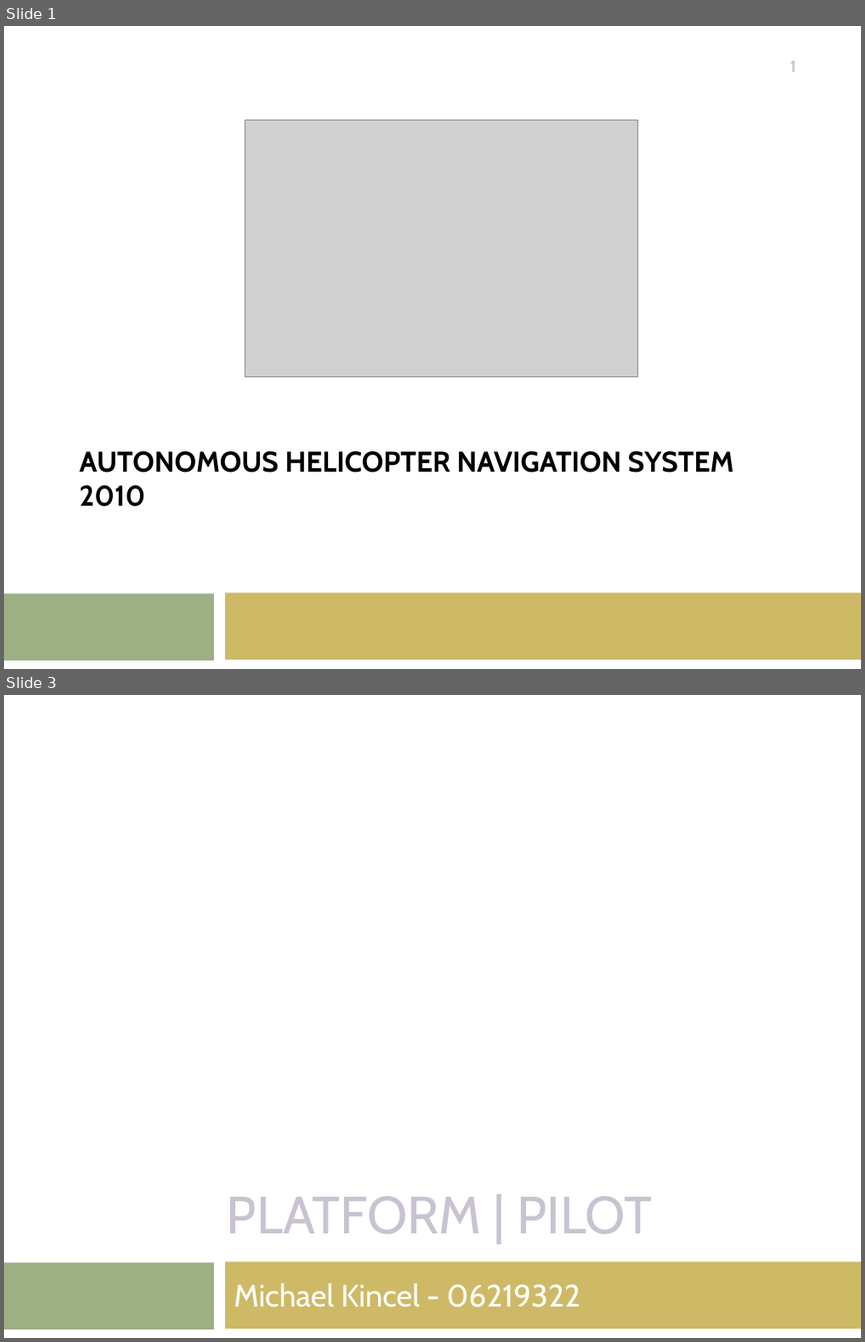
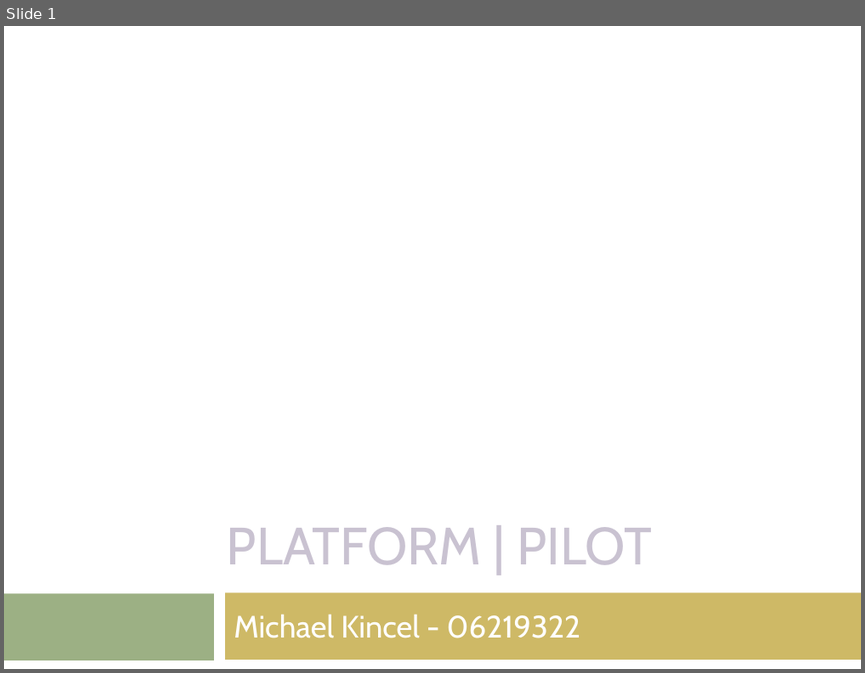
Before and after one commit to lijian8/ahns10, a slide deck: docproject/official_ahns/presentations/mick_semester2.pptx. Shown one above the other, each under a label of ours: slides 1 and 3 before the commit, slide 1 after it; the slides between them are not shown. The pictures are 865x1342 and 865x673 pixels, drawn with LibreOffice and Linux fonts; fonts in the diff are those of the drawing; grey boxes stand for pictures. Boxes give left, top, right and bottom in pixels: in the first picture for what was removed or moved away, otherwise in the second. Text is boxed around its words. In the diff, an @@ line names an element or a change of style, - is before the commit and + after.

```diff
--- a/docproject/official_ahns/presentations/mick_semester2.pptx
+++ b/docproject/official_ahns/presentations/mick_semester2.pptx
@@ slide 1 removed at box(4, 26, 861, 669), background #FFFFFF; not listed: 2 template elements that a slide beside it also shows @@
@@ page number removed at box(790, 60, 796, 72) @@
-1
@@ picture removed at box(245, 120, 637, 376) @@
@@ title removed at box(80, 451, 734, 506) @@
-AUTONOMOUS HELICOPTER NAVIGATION SYSTEM 2010
@@ what was slide 3 is now slide 1 @@
```
Also in this commit, not shown: 6 slides changed, 1 slide added, 4 other slides removed, 1 other file.
